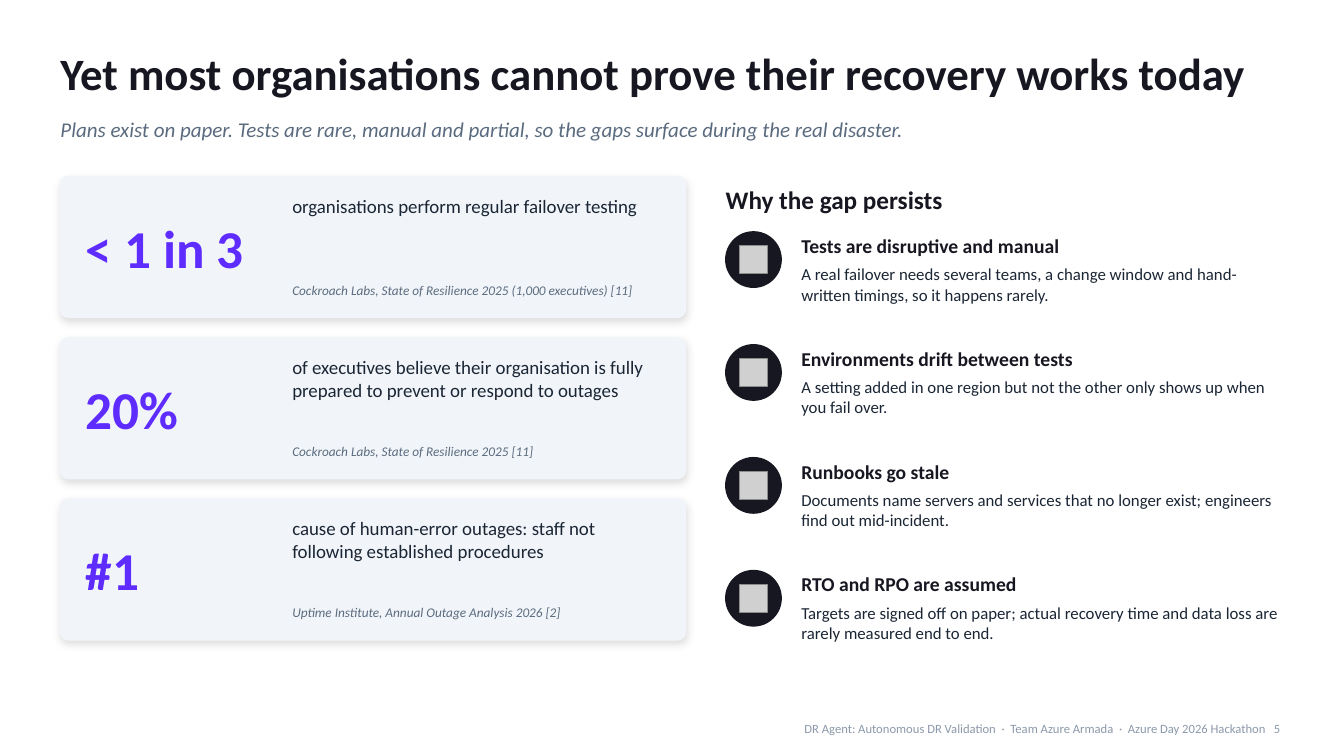
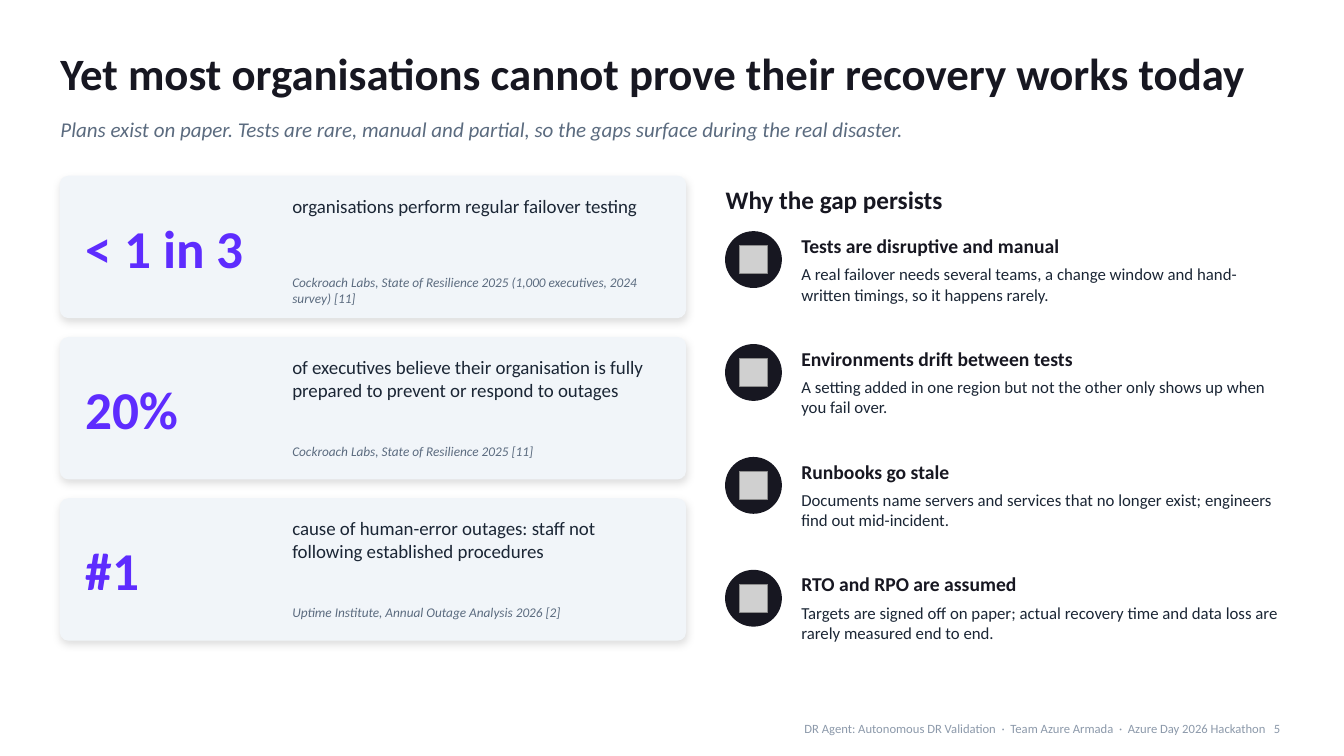
Before and after one commit to kishalr-virtusa/Azure-Armada, a slide deck: slide 5 of docs/deck/DR-Agent-Azure-Day-2026.pptx. Drawn at 1344x756 pixels with LibreOffice and Linux fonts; fonts in the diff are those of the drawing; grey boxes stand for pictures. Boxes give left, top, right and bottom in pixels: in the first picture for what was removed or moved away, otherwise in the second. Text is boxed around its words. In the diff, an @@ line names an element or a change of style, - is before the commit and + after.

```diff
--- a/docs/deck/DR-Agent-Azure-Day-2026.pptx
+++ b/docs/deck/DR-Agent-Azure-Day-2026.pptx
@@ text at [292,278,637,305]: text changed @@
-Cockroach Labs, State of Resilience 2025 (1,000 executives) [11]
+Cockroach Labs, State of Resilience 2025 (1,000 executives, 2024 survey) [11]
```
Also in this commit, not shown: 9 other slides changed, 5 other files.
